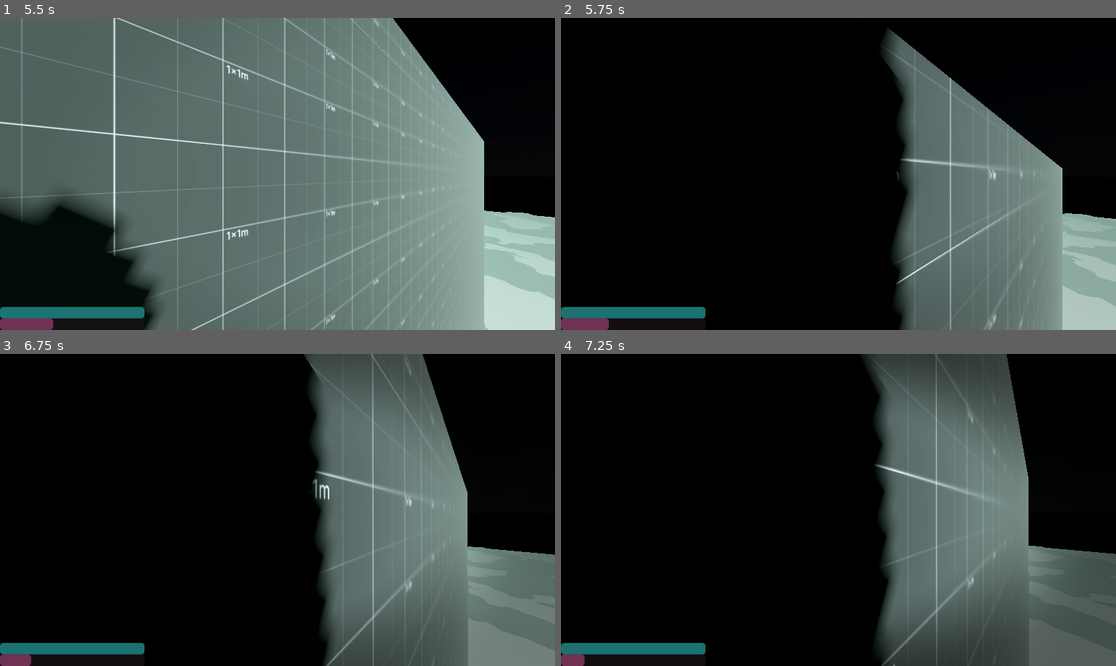
Above: before the commit, frames 1-4 (two rows, left to right).
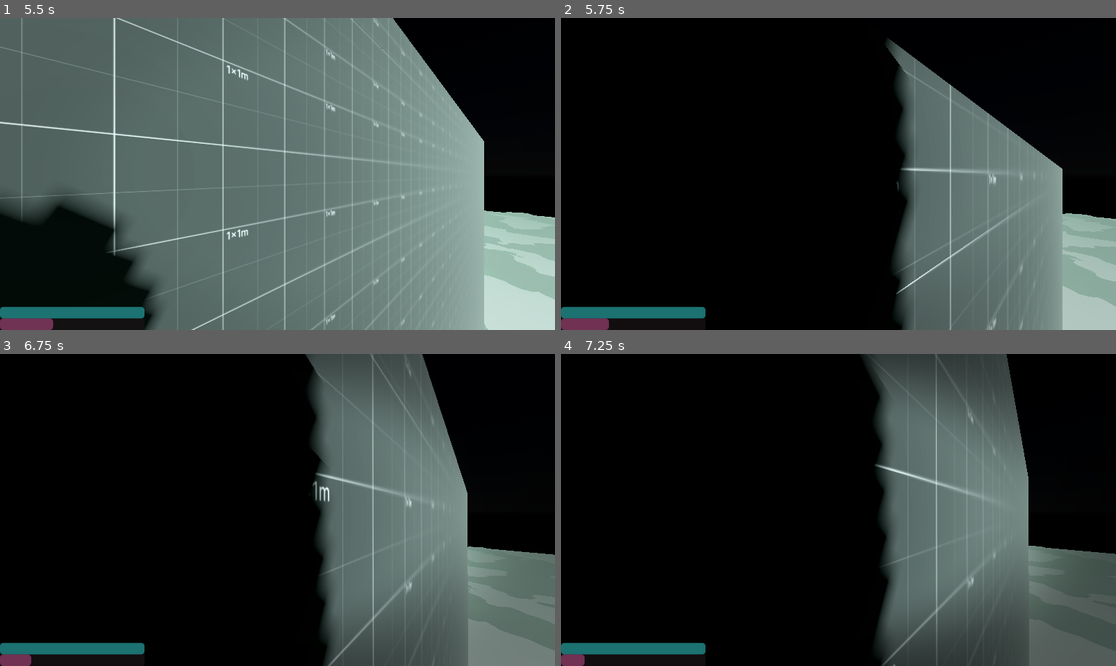
Above: after the commit, the same moments.

Repository: RuffledPlume/GWF-78
Game: Godot game, scene res://Levels/Sandbox.tscn
The game is run twice, just before and just after one commit, with the same random seed, the same clock (stepped at 60 frames per second) and the same inputs.
Inputs (mouse positions are in pixels of both pictures, inside the frame that each line leads up to):
- Up to frame 1 (5.5 s): move the mouse to (305, 174) at 0.52 s; hold W (Forward) from 0.53 s (still down); click (305, 174) at 0.6 s; tap Space (Jump) at 0.77, 1.52, 3.02, 3.77, 4.52 s; move the mouse to (249, 174) at 1.27 s; click (249, 174) at 1.35 s; move the mouse to (288, 167) at 2.02 s; hold Shift 2.03-2.78 s; click (288, 167) at 2.3 s; move the mouse to (271, 180) at 2.77 s; tap F at 2.85 s; click (271, 180) at 3.05 s; move the mouse to (316, 177) at 3.52 s; click (316, 177) at 3.6 s; move the mouse to (233, 170) at 4.27 s; click (233, 170) at 4.35 s; move the mouse to (283, 174) at 5.02 s; hold Shift from 5.03 s (still down); click (283, 174) at 5.3 s
- Up to frame 2 (5.75 s): keep holding W (Forward); keep holding Shift
- Up to frame 3 (6.75 s): move the mouse to (255, 503) at 5.77 s; release W (Forward) at 5.78 s; release Shift at 5.78 s; hold D (Right) 5.78-6.53 s; tap F at 5.85 s; tap Space (Jump) at 6.02 s; click (255, 503) at 6.05 s; move the mouse to (305, 510) at 6.52 s; hold W (Forward) from 6.53 s (still down); click (305, 510) at 6.6 s
- Up to frame 4 (7.25 s): keep holding W (Forward); tap Space (Jump) at 6.77 s

Frame 1 is identical in both runs. In frame 2, 1.6% of the frame differs, in the area x 57-100%, y 3-100%; in frame 3, 0.4%; in frame 4, less than 0.1%.

Commit message:
Added basic door prefab & script

Diff:
--- a/Levels/Sandbox.tscn
+++ b/Levels/Sandbox.tscn
@@ -8,6 +8,7 @@
 [ext_resource type="PackedScene" uid="uid://fnvvxl6bxw5h" path="res://Prefabs/interaction_test.tscn" id="5_cqemu"]
 [ext_resource type="PackedScene" uid="uid://c0k1dgeaxg3v7" path="res://Prefabs/teleporter.tscn" id="5_lvwsf"]
 [ext_resource type="PackedScene" uid="uid://cy6eqkcaqivhv" path="res://Prefabs/WirePath.tscn" id="7_0jmtq"]
+[ext_resource type="PackedScene" uid="uid://brl17jlt1wlcf" path="res://Prefabs/door.tscn" id="9_yrmud"]
 
 [sub_resource type="ProceduralSkyMaterial" id="ProceduralSkyMaterial_dl0db"]
 sky_horizon_color = Color(0.64625, 0.65575, 0.67075, 1)
@@ -549,6 +550,9 @@
 
 [node name="TeleporterB" parent="Teleporter2" index="1"]
 transform = Transform3D(1, 0, 0, 0, 1, 0, 0, 0, 1, 3.13303, 28.2, -88.3088)
+
+[node name="Door" parent="." instance=ExtResource("9_yrmud")]
+transform = Transform3D(1, 0, 0, 0, 1, 0, 0, 0, 1, -6.96963, 50.5477, -3.21781)
 
 [editable path="Player"]
 [editable path="Teleporter"]
--- /dev/null
+++ b/Prefabs/door.tscn
@@ -0,0 +1,62 @@
+[gd_scene load_steps=4 format=3 uid="uid://brl17jlt1wlcf"]
+
+[ext_resource type="Script" path="res://Scripts/door_panel.gd" id="1_4y0hi"]
+
+[sub_resource type="BoxShape3D" id="BoxShape3D_52bua"]
+size = Vector3(0.395203, 0.316528, 0.337708)
+
+[sub_resource type="BoxShape3D" id="BoxShape3D_8e6b2"]
+size = Vector3(2.21619, 1.45569, 1.59982)
+
+[node name="Door" type="Node3D"]
+
+[node name="Frame" type="CSGCombiner3D" parent="."]
+
+[node name="CSGBox3D" type="CSGBox3D" parent="Frame"]
+transform = Transform3D(1, 0, 0, 0, 1, 0, 0, 0, 1, 0, 1.2164, -0.00842211)
+size = Vector3(0.271484, 2.4328, 1.66235)
+
+[node name="CSGBox3D2" type="CSGBox3D" parent="Frame"]
+transform = Transform3D(1, 0, 0, 0, 1, 0, 0, 0, 1, -0.00646973, 1.13748, 0.0110894)
+operation = 2
+size = Vector3(0.375244, 2.27497, 1.47478)
+
+[node name="DoorPanel_Left" type="CSGCombiner3D" parent="."]
+
+[node name="CSGBox3D" type="CSGBox3D" parent="DoorPanel_Left"]
+transform = Transform3D(1, 0, 0, 0, 1, 0, 0, 0, 1, 0.00369263, 1.15461, -0.379761)
+size = Vector3(0.210754, 2.30626, 0.768311)
+
+[node name="CSGCylinder3D" type="CSGCylinder3D" parent="DoorPanel_Left"]
+transform = Transform3D(-4.37114e-08, -1, 0, 1, -4.37114e-08, 0, 0, 0, 1, 0, 1.2542, 0)
+operation = 2
+radius = 0.170336
+height = 0.508407
+
+[node name="DoorPanel_Right" type="CSGCombiner3D" parent="."]
+
+[node name="DoorPanel" type="StaticBody3D" parent="DoorPanel_Right" node_paths=PackedStringArray("Close_Zone")]
+transform = Transform3D(1, 0, 0, 0, 1, 0, 0, 0, 1, 0, 1.2394, 0)
+script = ExtResource("1_4y0hi")
+Slide_Amount = 0.5
+Slide_Speed = 1.25
+Close_Delay = 1.0
+Close_Zone = NodePath("../../Area3D")
+
+[node name="CollisionShape3D" type="CollisionShape3D" parent="DoorPanel_Right/DoorPanel"]
+shape = SubResource("BoxShape3D_52bua")
+
+[node name="CSGBox3D" type="CSGBox3D" parent="DoorPanel_Right"]
+transform = Transform3D(1, 0, 0, 0, 1, 0, 0, 0, 1, 0.00369263, 1.13966, 0.395782)
+size = Vector3(0.210754, 2.27635, 0.781555)
+
+[node name="CSGCylinder3D" type="CSGCylinder3D" parent="DoorPanel_Right"]
+transform = Transform3D(-4.37114e-08, -1, 0, 1, -4.37114e-08, 0, 0, 0, 1, 0, 1.2542, 0)
+radius = 0.170336
+height = 0.295792
+
+[node name="Area3D" type="Area3D" parent="."]
+
+[node name="CollisionShape3D" type="CollisionShape3D" parent="Area3D"]
+transform = Transform3D(1, 0, 0, 0, 1, 0, 0, 0, 1, -0.0838013, 0.813159, 0.0349579)
+shape = SubResource("BoxShape3D_8e6b2")
--- /dev/null
+++ b/Scripts/door_panel.gd
@@ -0,0 +1,67 @@
+extends Interactable
+
+@export var Slide_Amount := 1.0
+@export var Slide_Speed := 0.6
+@export var Close_Delay := 5.0
+@export var Close_Zone : Area3D
+
+@onready var LeftDoor :=  $"../../DoorPanel_Left"
+@onready var RightDoor := $"../../DoorPanel_Right"
+
+var current_t := 0.0
+var delay := 0.0
+var is_closed := true
+var is_player_in_bounds := false
+
+# Called when the node enters the scene tree for the first time.
+func _ready() -> void:
+	if Close_Zone:
+		Close_Zone.body_entered.connect(_on_body_entered)
+		Close_Zone.body_exited.connect(_on_body_exited)
+
+
+# Called every frame. 'delta' is the elapsed time since the previous frame.
+func _process(delta: float) -> void:
+	var offset := 0.0
+	if is_closed:
+		offset = lerp(Slide_Amount, 0.0, current_t)
+	else:
+		offset = lerp(0.0, Slide_Amount, current_t)
+
+	LeftDoor.position = Vector3.FORWARD * offset
+	RightDoor.position = Vector3.BACK * offset
+
+	current_t = min(current_t + delta * Slide_Speed, 1.0)
+
+	if !is_closed && current_t == 1.0:
+		if is_player_in_bounds:
+			delay = Close_Delay
+		else:
+			delay -= delta
+
+		if delay <= 0.0:
+			is_closed = true
+			current_t = 0.0
+
+
+func get_interact_text() -> String:
+	return "Open Door"
+
+func can_interact_with() -> bool:
+	return is_closed
+
+func on_interact_with() -> void:
+	if !is_closed:
+		return
+
+	is_closed = false
+	current_t = 0.0
+	delay = Close_Delay
+
+func _on_body_entered(body: Node3D) -> void:
+	if body == Player.instance:
+		is_player_in_bounds = true
+
+func _on_body_exited(body: Node3D) -> void:
+	if body == Player.instance:
+		is_player_in_bounds = false
Not shown: 3 places in Levels/Sandbox.tscn that only renumber resources
